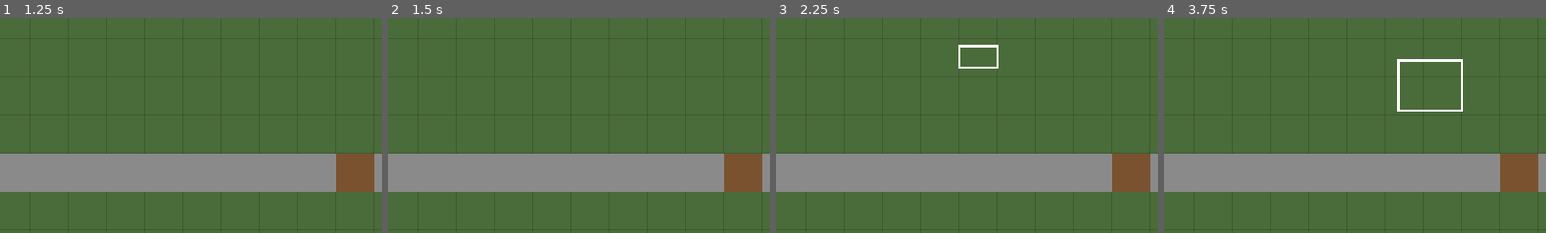
Above: before the commit, frames 1-4 (left to right).
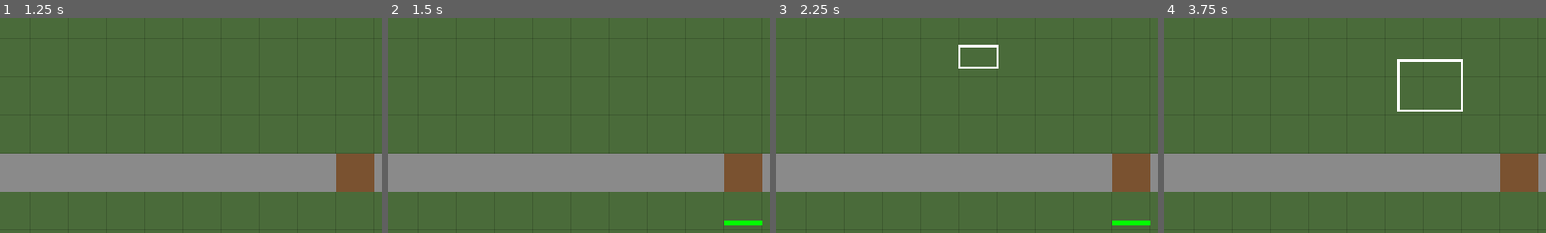
Above: after the commit, the same moments.

Repository: h102-log/td-proj
Game: Godot game, scene res://src/main.tscn
Two runs of this game, one before a commit and one after it. Both use one fixed random seed, a clock stepped at 60 frames per second and the inputs below.
Inputs (mouse positions are % of the whole screen's width and height, from its top left):
- Up to frame 1 (1.25 s): click "전투 시작 (Enter)" at 0.5 s
- Up to frame 2 (1.5 s): tap Enter (ui_accept) at 1.25 s; move the mouse to (72, 45) at 1.27 s; tap V at 1.35 s; click (72, 45) at 1.42 s
- Up to frame 3 (2.25 s): tap Enter (ui_accept) at 1.52, 2 s; drag from (30, 55) to (45, 70) at 2.02 s
- Up to frame 4 (3.75 s): tap Enter (ui_accept) at 2.75, 3.5 s; move the mouse to (60, 28) at 2.77 s; tap 1 at 2.85 s; click (60, 28) at 2.92 s; tap V at 3.05 s; drag from (45, 70) to (20, 35) at 3.52 s
The pictures show only the part of the screen within x 6-56%, y 48-98%; the shares and areas given below are measured in that part.

Frame 1 is identical in both runs. In frame 2, 0.2% of the frame differs, in the area x 88-98%, y 94-97%; in frame 3, 0.2%; in frame 4, nothing differs.

Commit message:
준비 단계에 클릭·드래그로 골라 팔고, 공격선·스킬 범위 원을 그리며, V로 체력바를 모두 켠다 (WBS 2.12)
1차 시험(playtest/2026-10-12_busy_1.md)의 수정 후보 C4·C1·C2.
- 판매(S69·S70, I56~I58): 준비 단계에 구조물·용병을 클릭하거나 드래그하면 놓은 지점 옆에
  판매 버튼이 뜬다. 환불은 낸 골드 × 남은 체력 비율(1골드 미만 버림). 전액이면 팔고 다시 지어
  수리비(U6)를 피하므로 2026-10-13 사용자 결정으로 바꿨다. 성곽·영웅은 팔리지 않는다.
- 공격선(S71·I59): 영웅·용병·적이 친 뒤 0.1초 동안 아군 흰색, 적 빨간색 선.
- 스킬 범위 원(S72): 0.3초(임시값).
- 체력바(S73·I59): V로 켜면 유닛·적·구조물을 가득 차 있어도 그린다. 성곽은 깎였을 때만.
- 전투 중 철거(S74, 환수 없음, 공병이 허문다)는 규칙만 적고 2.16으로 넘겼다.
- EV54~EV63 승인·동결. QA 검토를 받아 EV59에 영웅·성곽 섞기, EV63(빈 곳 클릭) 추가.
- SPEC §3.1 줄 번호를 HEAD 대비로 옮기고 새 문장 위치를 지목했다.

Co-Authored-By: Claude Opus 5.5 <noreply@anthropic.com>
Claude-Session: https://claude.ai/code/session_01F6NiriVh6b2wP4iD1Ae4W6

Diff:
--- a/src/sim/battle.gd
+++ b/src/sim/battle.gd
@@ -33,6 +33,7 @@
 	var fire_gap := 1.0  # 쏘는 간격(초)
 	var cooldown := 0.0
 	var target  # 마지막으로 쏜 적. 화면이 쏜 직후 사격 선을 그린다
+	var paid := 0  # 지을 때 낸 골드. 판매 환불의 기준(S69)
 
 	func _init(c: Vector2i, k: String, h: float) -> void:
 		cell = c
@@ -55,6 +56,7 @@
 	var cooldown := 0.0  # 0 이하면 바로 칠 수 있다
 	var alive := true
 	var attacker  # 마지막으로 이 적을 쏜 구조물. 살아 있는 동안 반격 대상이다(S4 ②)
+	var target  # 마지막으로 친 대상. 화면이 친 직후 공격선을 그린다(S71)
 	var goal: Vector2i  # 경로의 끝 칸(지금 노리는 대상의 칸)
 	var path: Array[Vector2i] = []
 
@@ -81,6 +83,8 @@
 	var range := 0.0  # 사거리(칸). 0보다 커야 적을 친다
 	var attack_gap := 1.0  # 공격 간격(초)
 	var cooldown := 0.0
+	var target  # 마지막으로 친 적. 화면이 친 직후 공격선을 그린다(S71)
+	var paid := 0  # 놓을 때 낸 골드. 판매 환불의 기준(S69)
 	var sight := 0.0  # 인식 범위(칸). 서 있을 때 이 안의 적을 쫓는다(I36)
 	var path: Array[Vector2i] = []  # 명령받은 이동 경로(지금 칸 제외)
 	var move_mode := "attack_move"  # "move" | "attack_move"(S35). 새 용병은 이동 중 공격(I38)
@@ -236,6 +240,7 @@
 		return null
 	gold -= stats.cost
 	var m := Unit.new(kind, cell, stats)
+	m.paid = stats.cost
 	units.append(m)
 	return m
 
@@ -286,12 +291,32 @@
 	var s := Block.new(cell, kind, stats.hp)
 	for key in stats:
 		s.set(key, stats[key])
+	s.paid = stats.cost
 	structures[cell] = s
 	_repath = true
 	return s
 
 func structure_at(cell: Vector2i):
 	return structures.get(cell)
+
+# 준비 단계에만, 플레이어가 놓은 구조물·용병을 판다(S69). 성곽·영웅 등 나머지는 건너뛴다(I56)
+func sell(things: Array) -> void:
+	if state != "prep":
+		return
+	for t in things:
+		if t is Block and structures.get(t.cell) == t:
+			structures.erase(t.cell)
+			_repath = true
+		elif t is Unit and t != hero and t in units:
+			units.erase(t)
+		else:
+			continue
+		t.alive = false
+		gold += refund(t)
+
+# 판매로 돌려받는 골드: 낸 골드 × 남은 체력 비율, 1골드 미만은 버린다(S69, I56)
+func refund(t) -> int:
+	return floori(t.paid * t.hp / t.max_hp)
 
 func damage(target, amount: float) -> void:
 	if not target.alive:
@@ -443,6 +468,7 @@
 			_shove(u, p - u.pos, enemies)
 	if foe and u.cooldown <= 0.0:
 		u.cooldown = u.attack_gap
+		u.target = foe
 		damage(foe, u.damage)
 
 # from에서 reach 안의 가장 가까운 적. center에서 zone보다 먼 적은 뺀다(홀드 반경)
@@ -478,4 +504,5 @@
 func _attack(e: Enemy, target) -> void:
 	if e.cooldown <= 0.0:
 		e.cooldown = e.attack_gap
+		e.target = target
 		damage(target, e.damage)
--- a/src/ui/battle_view.gd
+++ b/src/ui/battle_view.gd
@@ -27,11 +27,11 @@
 		draw_rect(_rect(c).grow(-3), COLORS.spawn, false, 2.0)
 	var base = battle.base
 	draw_rect(_rect(base.cell), COLORS.base)
-	_hp_bar(base)
-	# 구조물·성곽은 깎였을 때만 체력 막대를 그린다(성곽 칸이 많아서)
+	_hp_bar(Vector2(base.cell), base)
+	# 구조물·성곽은 깎였을 때만 체력 막대를 그린다(성곽 칸이 많아서). V로 켜면 구조물은 늘 그린다(S73, I59)
 	for b in battle.castle.values() + battle.structures.values():
-		if b.hp < b.max_hp:
-			_hp_bar(b)
+		if b.hp < b.max_hp or (controls.show_hp and b.kind in battle.STRUCTURE_KINDS):
+			_hp_bar(Vector2(b.cell), b)
 	# 타워 사격 선: 쏜 뒤 0.1초 동안
 	for s in battle.structures.values():
 		if s.target and s.cooldown > s.fire_gap - 0.1:
@@ -45,13 +45,36 @@
 				draw_arc(u.anchor * CELL + Vector2(CELL, CELL) / 2, CELL * u.hold_radius, 0.0, TAU, 48, Color(1, 1, 1, 0.4), 1.0)
 	for e in battle.enemies:
 		draw_circle(e.pos * CELL + Vector2(CELL, CELL) / 2, CELL * e.radius, COLORS.enemy)
+	# 공격선: 친 뒤 0.1초 동안 아군은 흰색, 적은 빨간색(S71). 대상이 무엇이든 그린다(I59)
+	for u in battle.units:
+		if u.target and u.cooldown > u.attack_gap - 0.1:
+			draw_line(_center(u.pos), _center(_pos_of(u.target)), Color.WHITE, 1.0)
+	for e in battle.enemies:
+		if e.target and e.cooldown > e.attack_gap - 0.1:
+			draw_line(_center(e.pos), _center(_pos_of(e.target)), Color.RED, 1.0)
+	# 스킬 범위 원(S72). ponytail: 0.3초는 임시값, 짧거나 길면 바꾼다
+	var h = battle.hero
+	if h and h.alive and h.skill_cooldown > h.skill_gap - 0.3:
+		draw_arc(_center(h.pos), CELL * h.skill_radius, 0.0, TAU, 48, Color.WHITE, 1.0)
+	if controls.show_hp:
+		for u in battle.units + battle.enemies:
+			_hp_bar(u.pos, u)
 	if controls.drag_rect.has_area():
 		draw_rect(controls.drag_rect, Color.WHITE, false, 1.0)
 
-func _hp_bar(b) -> void:
-	var bar := Rect2(Vector2(b.cell) * CELL + Vector2(0, -4), Vector2(CELL, 2))
+# at: 칸 단위 위치(칸 (x,y)의 중심 = Vector2(x,y)). 그 칸 위쪽에 그린다
+func _hp_bar(at: Vector2, b) -> void:
+	var bar := Rect2(at * CELL + Vector2(0, -4), Vector2(CELL, 2))
 	draw_rect(bar, Color.BLACK)
 	draw_rect(Rect2(bar.position, Vector2(CELL * b.hp / b.max_hp, 2)), Color.GREEN)
 
+# 유닛·적은 pos, 구조물·성곽·거점은 cell로 자리를 갖는다
+func _pos_of(x) -> Vector2:
+	var p = x.get("pos")
+	return p if p != null else Vector2(x.cell)
+
+func _center(p: Vector2) -> Vector2:
+	return p * CELL + Vector2(CELL, CELL) / 2
+
 func _rect(c: Vector2i) -> Rect2:
 	return Rect2(Vector2(c) * CELL, Vector2(CELL, CELL))
--- a/src/ui/controls.gd
+++ b/src/ui/controls.gd
@@ -1,7 +1,8 @@
 extends RefCounted
 # 마우스·키 입력을 전투 명령으로 바꾼다. 마우스 좌표는 맵 px(칸 (x,y)가 [x, x+1) × cell_px)로 받는다.
 # 좌클릭: 영웅을 고르거나(I9) 선택을 푼다 · 좌드래그: 사각형 안의 용병을 고른다(S16, I9) · 우클릭: 고른 유닛 이동(S14)
-# Q: 영웅 스킬(I10) · A: 고른 용병의 이동 방식 전환(S35) · H: 홀드 전환(S36) (A·H는 사용자 2026-10-12)
+# 준비 단계의 좌클릭·좌드래그는 판매 후보도 정한다(S70, I57). 좌클릭한 용병은 고른 상태도 된다
+# Q: 영웅 스킬(I10) · A: 고른 용병의 이동 방식 전환(S35) · H: 홀드 전환(S36) (A·H는 사용자 2026-10-12) · V: 체력바 표시 전환(S73)
 # 1 방벽 · 2 타워 · 3 용병: 놓기 모드. 그동안 좌클릭은 그 칸에 짓거나 놓고, 우클릭·ESC는 모드를 끝낸다(사용자 2026-10-12)
 
 # ponytail: 맵 px 기준이라 줌에 따라 화면에서 느끼는 거리가 달라진다. 거슬리면 화면 px로 잰다
@@ -14,6 +15,9 @@
 var drag_rect := Rect2()  # 끌고 있는 선택 사각형(맵 px). 그리기용이고, 끌고 있지 않으면 크기 0
 var _press = null  # 좌버튼을 누른 위치(맵 px)
 var placing := ""  # 놓기 모드의 종류(구조물 kind 또는 용병 kind). 빈 문자열이면 모드가 아니다
+var selling := []  # 판매 후보(구조물·용병). 비어 있지 않으면 화면에 판매 팝업이 뜬다(I58)
+var sell_at := Vector2()  # 판매 팝업을 띄울 곳: 클릭하거나 드래그를 놓은 지점(맵 px)
+var show_hp := false  # 체력바를 모두 그린다(S73)
 
 func _init(b, px: int) -> void:
 	battle = b
@@ -28,6 +32,8 @@
 				battle.set_move_mode(selected, "attack_move" if selected.all(func(u): return u.move_mode == "move") else "move")
 			KEY_H:
 				battle.set_hold(selected, not selected.all(func(u): return u.hold))
+			KEY_V:
+				show_hp = not show_hp
 			KEY_ESCAPE:
 				placing = ""
 		placing = PLACE_KEYS.get(event.keycode, placing)
@@ -47,19 +53,31 @@
 		if event.pressed:
 			_press = event.position
 		elif _press != null:
-			_release(Rect2(_press, event.position - _press).abs())
+			_release(Rect2(_press, event.position - _press).abs(), event.position)
 	elif event.button_index == MOUSE_BUTTON_RIGHT and event.pressed:
 		battle.order_move(selected, Vector2i((event.position / cell_px).floor()))
 
-func _release(rect: Rect2) -> void:
+func _release(rect: Rect2, at: Vector2) -> void:
 	_press = null
 	drag_rect = Rect2()
+	sell_at = at
 	var h = battle.hero
+	var mercs: Array = battle.units.filter(func(u): return u != h)
+	var prep: bool = battle.state == "prep"
 	if rect.size.length() < CLICK_SLOP:
 		var cell := Vector2i((rect.position / cell_px).floor())
 		selected = [h] if h and h.alive and Vector2i(h.pos.round()) == cell else []
+		var hit = battle.structure_at(cell)
+		for m in mercs:
+			if Vector2i(m.pos.round()) == cell:
+				hit = m
+		selling = [hit] if prep and hit else []
+		if hit in mercs and prep:
+			selected = [hit]
 	else:
-		selected = battle.units.filter(func(u): return u != h and rect.has_point((u.pos + Vector2(0.5, 0.5)) * cell_px))
+		var inside := func(p: Vector2): return rect.has_point((p + Vector2(0.5, 0.5)) * cell_px)
+		selected = mercs.filter(func(u): return inside.call(u.pos))
+		selling = (selected + battle.structures.values().filter(func(s): return inside.call(Vector2(s.cell)))) if prep else []
 
 # 모드는 놓은 뒤에도 이어진다. 방벽을 줄지어 짓기 쉽게
 func _place(cell: Vector2i) -> void:
--- a/src/ui/hud.gd
+++ b/src/ui/hud.gd
@@ -1,5 +1,6 @@
 extends CanvasLayer
 # 골드·웨이브·단계를 보이고, 놓기 모드·«전투 시작»(I13) 버튼과 판이 끝난 뒤의 결과·«재시작»(S29)을 둔다.
+# 판매 후보가 있으면 그 옆에 판매 버튼을 띄운다(S70, I58).
 
 const NAMES := {"wall": "방벽", "tower": "타워", "soldier": "용병"}
 const STATES := {"prep": "준비", "battle": "전투", "won": "승리", "lost": "패배"}
@@ -9,6 +10,7 @@
 var _info := Label.new()
 var _hint := Label.new()
 var _start: Button
+var _sell: Button
 var _place := {}  # kind → 버튼
 var _result := PanelContainer.new()
 var _result_label := Label.new()
@@ -47,6 +49,7 @@
 	_result_label.horizontal_alignment = HORIZONTAL_ALIGNMENT_CENTER
 	box.add_child(_result_label)
 	_button(box, "재시작", _restart)
+	_sell = _button(root, "", _sell_now)
 
 func _process(_delta: float) -> void:
 	var prep: bool = battle.state == "prep"
@@ -60,6 +63,13 @@
 	_hint.text = "%s 놓기: 좌클릭 · 끝내기: 우클릭·ESC" % NAMES.get(controls.placing, "")
 	_result.visible = battle.state in ["won", "lost"]
 	_result_label.text = "승리!" if battle.state == "won" else "패배"
+	if not prep or controls.placing != "":  # 전투가 시작되거나 놓기 모드에 들어가면 판매 팝업을 닫는다(I58)
+		controls.selling = []
+	_sell.visible = not controls.selling.is_empty()
+	_sell.text = "판매 +%d골드" % controls.selling.reduce(func(n, t): return n + battle.refund(t), 0)
+	_sell.reset_size()
+	# 맵 px → 화면 좌표. 전투 화면(BattleView)이 원점에 있어 카메라 변환만 곱한다
+	_sell.position = get_viewport().get_canvas_transform() * controls.sell_at + Vector2(6, 6)
 
 # 키보드 포커스를 받지 않는다. 받으면 Enter·Space가 맵 대신 마지막에 누른 버튼을 누른다
 func _button(parent: Control, text: String, on_press: Callable) -> Button:
@@ -78,4 +88,11 @@
 func _restart() -> void:
 	battle.restart()
 	controls.selected = []
+	controls.selling = []
 	controls.placing = ""
+
+# 팔린 용병은 고른 상태에서도 뺀다
+func _sell_now() -> void:
+	battle.sell(controls.selling)
+	controls.selling = []
+	controls.selected = controls.selected.filter(func(u): return u.alive)
--- /dev/null
+++ b/tests/eval/gd/sell.gd
@@ -0,0 +1,93 @@
+extends "res://tests/eval/gd/lib.gd"
+# WBS 2.12 판매(S69·S70·I56·I57·I58). lib.gd 머리의 계약에 더하는 API:
+#   Battle.sell(things: Array) — 준비 단계에만, 플레이어가 놓은 구조물·용병을 팔고 낸 골드 × 남은 체력 비율을 돌려준다
+#   Controls.selling — 판매 후보 배열(클릭·드래그로 정해진다)
+
+func _waves(n: int) -> Array:
+	var ws := []
+	for i in n:
+		ws.append([{"kind": "basic", "count": 1}])
+	return ws
+
+# EV54 · S69: 준비 단계에 놓은 타워와 용병을 팔면 낸 골드가 모두 돌아오고 둘 다 사라진다
+func ev54():
+	var b = battle({"gold": 100})
+	var t = b.build("tower", Vector2i(10, 5))
+	var m = b.place_merc("soldier", Vector2i(12, 5))
+	if t == null or m == null or b.gold >= 100:
+		return "타워·용병을 놓지 못했다(골드 %d)" % b.gold
+	b.sell([t, m])
+	var ok: bool = b.gold == 100 and b.structure_at(Vector2i(10, 5)) == null and m not in b.units
+	return check(ok, "판 뒤 골드 %d, 타워 칸 %s, 용병이 전장에 %s" % [b.gold, b.structure_at(Vector2i(10, 5)), m in b.units])
+
+# EV55 · S69: 앞 웨이브에서 깎인 타워를 다음 준비 단계에 팔면 낸 골드 × 남은 체력 비율(내림)이 돌아온다
+func ev55():
+	var b = battle({"gold": 100, "base_hp": BIG, "waves": _waves(2)})
+	var t = b.build("tower", Vector2i(5, 5))
+	var paid: int = 100 - b.gold
+	b.start_battle()
+	b.damage(t, t.max_hp * 0.4)
+	clear_wave(b)
+	var want: int = floori(paid * float(t.hp) / t.max_hp)
+	if b.state != "prep" or want >= paid:
+		return "다음 준비 단계에 깎인 타워가 없다(%s, 체력 %d/%d)" % [b.state, t.hp, t.max_hp]
+	var before: int = b.gold
+	b.sell([t])
+	return check(b.gold - before == want and b.structure_at(Vector2i(5, 5)) == null,
+		"낸 골드 %d, 체력 %d/%d, 기대 %d, 돌려받은 골드 %d" % [paid, t.hp, t.max_hp, want, b.gold - before])
+
+# EV56 · S69: 전투 단계에는 팔 수 없다
+func ev56():
+	var b = battle({"base_hp": BIG, "waves": _waves(1)})
+	var t = b.build("tower", Vector2i(5, 5))
+	b.start_battle()
+	var before: int = b.gold
+	b.sell([t])
+	return check(b.gold == before and b.structure_at(Vector2i(5, 5)) == t, "전투 중에 팔렸다(골드 %d → %d)" % [before, b.gold])
+
+# EV57 · I56: 영웅과 성곽 칸은 팔 수 없다
+func ev57():
+	var b = battle({"hero_start": Vector2i(5, 5),
+		"castle": {"walls": [Vector2i(8, 3)], "gates": [Vector2i(8, 4)], "wall_hp": 300, "gate_hp": 150}})
+	var before: int = b.gold
+	b.sell([b.hero, b.castle[Vector2i(8, 3)], b.castle[Vector2i(8, 4)]])
+	var ok: bool = b.gold == before and b.hero in b.units and b.castle.has(Vector2i(8, 3)) and b.castle.has(Vector2i(8, 4))
+	return check(ok, "영웅·성곽이 팔렸다(골드 %d → %d)" % [before, b.gold])
+
+# EV58 · S70: 준비 단계에 타워 칸을 좌클릭하면 판매 후보가 그 타워 하나다
+func ev58():
+	var b = battle()
+	var t = b.build("tower", Vector2i(10, 5))
+	var c = controls(b)
+	click(c, MOUSE_BUTTON_LEFT, px(Vector2i(10, 5)))
+	return check(c.selling == [t], "판매 후보가 %s다" % [c.selling])
+
+# EV59 · S70·I57: 준비 단계에 타워·방벽·용병 하나씩과 영웅·성벽·성문을 함께 덮는 사각형을 드래그하면 판매 후보가 앞의 셋이다
+func ev59():
+	var b = battle({"hero_start": Vector2i(10, 7),
+		"castle": {"walls": [Vector2i(12, 4)], "gates": [Vector2i(13, 4)], "wall_hp": 300, "gate_hp": 150}})
+	var want := [b.build("tower", Vector2i(10, 5)), b.build("wall", Vector2i(11, 5)), b.place_merc("soldier", Vector2i(12, 6))]
+	var c = controls(b)
+	drag(c, px(Vector2i(9, 4)), px(Vector2i(13, 7)))
+	var ok: bool = c.selling.size() == 3 and want.all(func(x): return x in c.selling)
+	return check(ok, "판매 후보가 %d개다" % c.selling.size())
+
+# EV60 · I57: 전투 단계의 클릭은 판매 후보를 만들지 않는다
+func ev60():
+	var b = battle({"base_hp": BIG, "waves": _waves(1)})
+	b.build("tower", Vector2i(10, 5))
+	b.start_battle()
+	var c = controls(b)
+	click(c, MOUSE_BUTTON_LEFT, px(Vector2i(10, 5)))
+	return check(c.selling.is_empty(), "전투 중 판매 후보가 %s다" % [c.selling])
+
+# EV63 · I58: 판매 후보가 있을 때 빈 칸을 좌클릭하면 판매 후보가 빈다
+func ev63():
+	var b = battle()
+	var t = b.build("tower", Vector2i(10, 5))
+	var c = controls(b)
+	click(c, MOUSE_BUTTON_LEFT, px(Vector2i(10, 5)))
+	if c.selling != [t]:
+		return "타워를 클릭해도 판매 후보가 %s다" % [c.selling]
+	click(c, MOUSE_BUTTON_LEFT, px(Vector2i(5, 15)))
+	return check(c.selling.is_empty(), "빈 칸을 클릭한 뒤 판매 후보가 %s다" % [c.selling])
--- /dev/null
+++ b/tests/eval/gd/show.gd
@@ -0,0 +1,30 @@
+extends "res://tests/eval/gd/lib.gd"
+# WBS 2.12 화면 표시(S71·S73). 그리기는 재지 못하니 그리는 데 쓰는 상태를 잰다. lib.gd 머리의 계약에 더하는 API:
+#   유닛·적: target — 마지막으로 친 대상 · Controls.show_hp — 체력바를 모두 그리는가
+
+# EV61 · S71: 용병이 적을 치면 용병의 공격 대상이 그 적이고, 적이 거점을 치면 적의 공격 대상이 거점이다
+func ev61():
+	var b = battle({"base_hp": BIG})
+	var m = b.place_merc("soldier", Vector2i(10, 10))
+	var e = b.spawn_enemy("basic", Vector2i(11, 10), {"hp": BIG, "speed": 0.0})
+	if not run(b, 5.0, func(): return e.hp < e.max_hp):
+		return "용병이 적을 치지 않았다"
+	if m.target != e:
+		return "용병의 공격 대상이 %s다" % [m.target]
+	var b2 = battle({"base_hp": BIG})
+	var e2 = b2.spawn_enemy("basic", Vector2i(24, 10), {"sight": 0.0})
+	if not run(b2, 5.0, func(): return b2.base.hp < b2.base.max_hp):
+		return "적이 거점을 치지 않았다"
+	return check(e2.target == b2.base, "적의 공격 대상이 %s다" % [e2.target])
+
+# EV62 · S73: 체력바 표시는 처음에 꺼져 있고, V 키를 누를 때마다 켜짐·꺼짐이 바뀐다
+func ev62():
+	var c = controls(battle())
+	var seen := [c.show_hp]
+	for i in 2:
+		var ev := InputEventKey.new()
+		ev.keycode = KEY_V
+		ev.pressed = true
+		c.handle(ev)
+		seen.append(c.show_hp)
+	return check(seen == [false, true, false], "V를 두 번 누르는 동안 %s였다" % [seen])
Not shown, added: tests/eval/gd/sell.gd.uid
Not shown, added: tests/eval/gd/show.gd.uid
Not shown, changed: .specgate-eval.lock
Not shown, changed: EVAL.md
Not shown, changed: SPEC.md
Not shown, changed: WBS.md
Not shown, added: tests/eval/test_sell.py
Not shown, added: tests/eval/test_show.py
